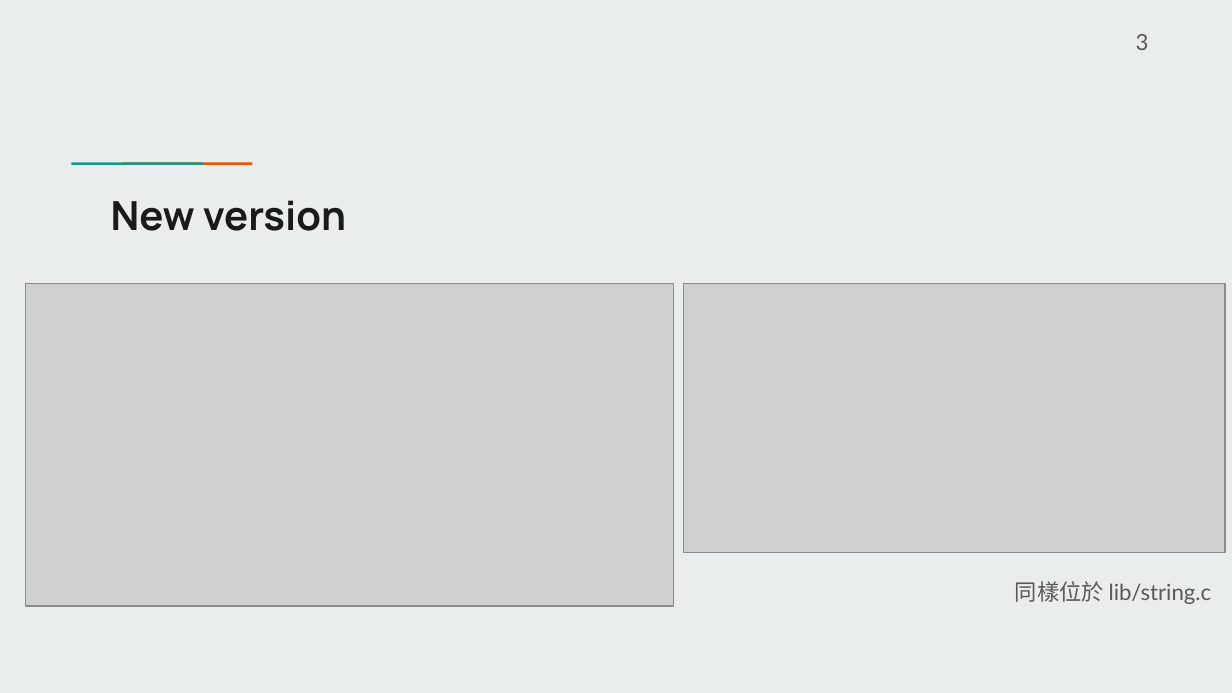
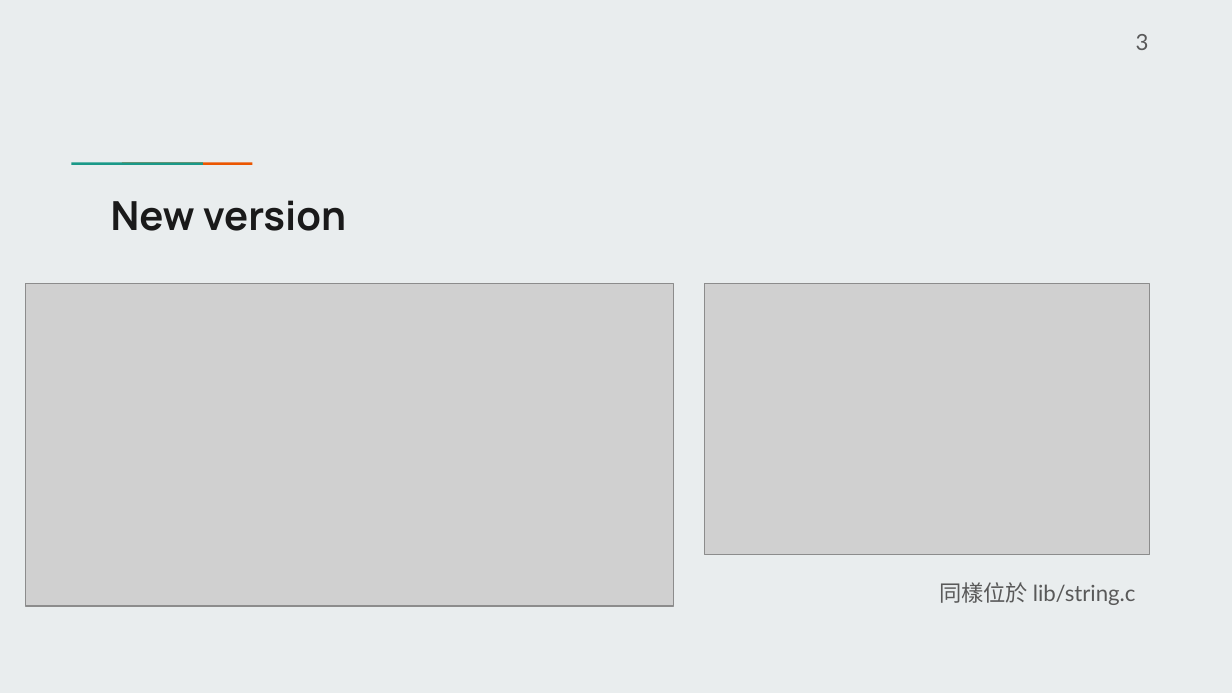
Before and after one commit to davhsin/refactor_strncat, a slide deck: slide 4 of refactor_strncat.pptx. Drawn at 1232x693 pixels with LibreOffice and Linux fonts; fonts in the diff are those of the drawing; grey boxes stand for pictures. Boxes give left, top, right and bottom in pixels: in the first picture for what was removed or moved away, otherwise in the second. Text is boxed around its words. In the diff, an @@ line names an element or a change of style, - is before the commit and + after.

Commit message:
fix incorrect slide image

```diff
--- a/refactor_strncat.pptx
+++ b/refactor_strncat.pptx
@@ picture: place and size @@
-picture at bbox=[684, 283, 1225, 553]
+picture at bbox=[705, 283, 1149, 554]
@@ text "同樣位於 lib/string.c": place and size @@
-text "同樣位於 lib/string.c" at bbox=[1015, 581, 1212, 604]
+text "同樣位於 lib/string.c" at bbox=[939, 582, 1136, 605]
```
Also in this commit, not shown: 1 other file.
